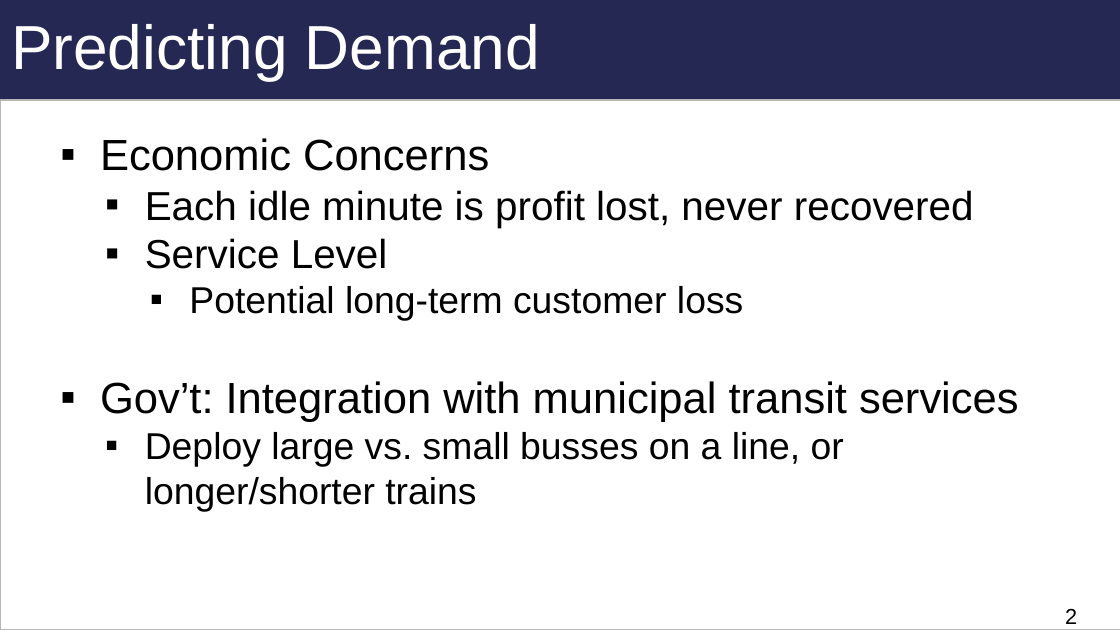
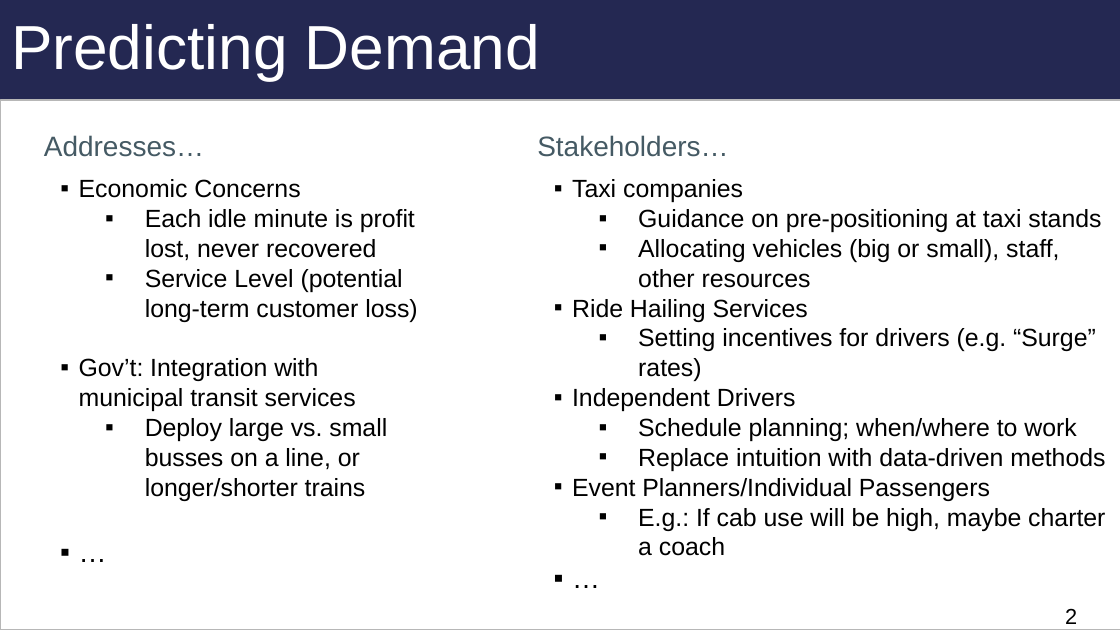
Before and after one commit to blakkan/CabStuff, a slide deck: slide 2 of W205-TaxiNYC-FinalPresentation-JB-RN-AP.pptx. Drawn at 1120x630 pixels with LibreOffice and Linux fonts; fonts in the diff are those of the drawing. Boxes give left, top, right and bottom in pixels: in the first picture for what was removed or moved away, otherwise in the second. Text is boxed around its words. In the diff, an @@ line names an element or a change of style, - is before the commit and + after.

```diff
--- a/W205-TaxiNYC-FinalPresentation-JB-RN-AP.pptx
+++ b/W205-TaxiNYC-FinalPresentation-JB-RN-AP.pptx
@@ text added at (44, 135, 204, 157), 18 pt, text #455A64 @@
+Addresses…
@@ text added at (537, 135, 728, 157), 18 pt, text #455A64 @@
+Stakeholders…
@@ text at (79, 179, 417, 501): paragraph added @@
+▪ …
@@ text "Economic Concerns": place and size @@
-text "Economic Concerns" at (100, 138, 1019, 512)
+text "Economic Concerns" at (79, 179, 417, 501)
@@ text at (79, 179, 415, 501): size 28 to 16 pt in "Economic Concerns", "Gov’t: Integration with municipal transit services"; size 26 to 16 pt in "Each idle minute is profit lost, never ..."; size 24 to 16 pt in "Deploy large vs. small busses on a ..."; indent changed @@
@@ text added at (572, 179, 1105, 556), 16 pt, text #000000 @@
+▪ Taxi companies
+  ▪ Guidance on pre-positioning at taxi stands
+  ▪ Allocating vehicles (big or small), staff, other resources
+▪ Ride Hailing Services
+  ▪ Setting incentives for drivers (e.g. “Surge” rates)
+▪ Independent Drivers
+  ▪ Schedule planning; when/where to work
+  ▪ Replace intuition with data-driven methods
+▪ Event Planners/Individual Passengers
+  ▪ E.g.: If cab use will be high, maybe charter a coach
+▪ …
@@ text at (145, 269, 417, 322): text changed; size 24 to 16 pt @@
-  ▪ Service Level
-    ▪ Potential long-term customer loss
+  ▪ Service Level (potential long-term customer loss)
```
Also in this commit, not shown: 5 other slides changed, 5 slides added, 6 slides removed.
